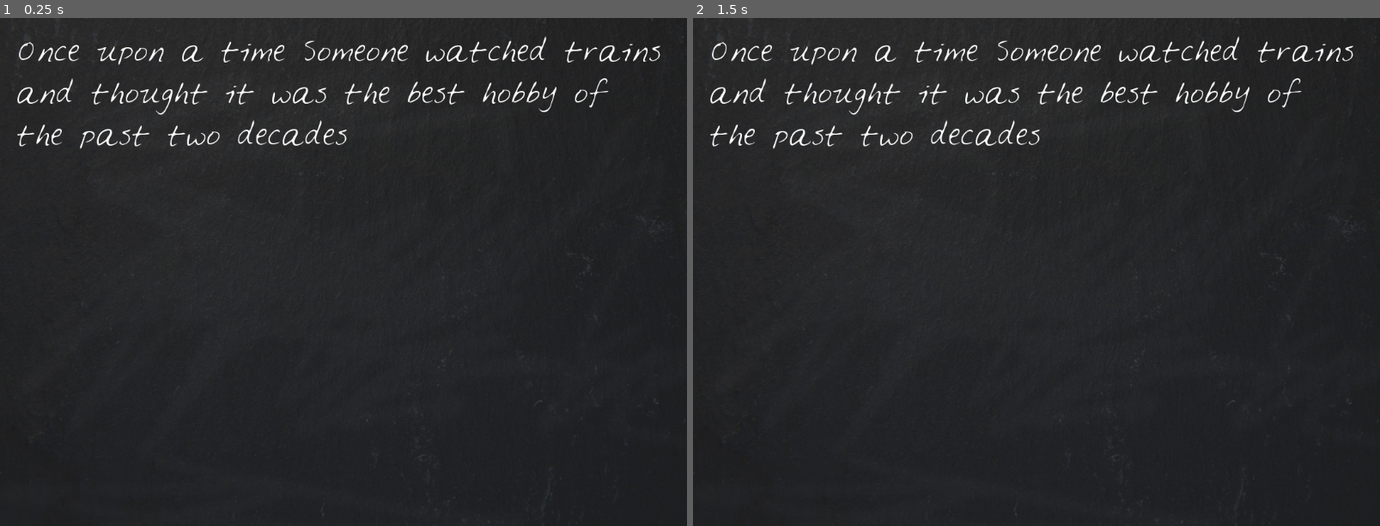
Above: before the commit, frames 1-2 (left to right).
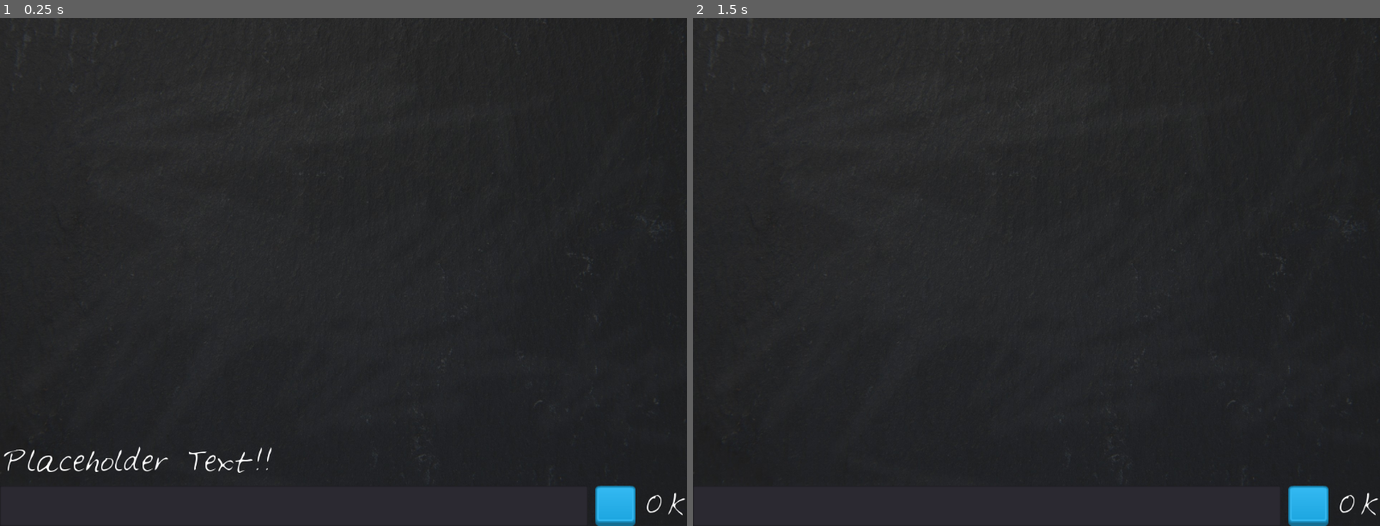
Above: after the commit, the same moments.

Repository: adammcclenaghan/Loony-Lips
Game: Godot game, scene res://LoonyLips.tscn
The game is run twice, just before and just after one commit, with the same random seed, the same clock (stepped at 60 frames per second) and the same inputs.
Inputs (mouse positions are in pixels of both pictures, inside the frame that each line leads up to):
- Up to frame 1 (0.25 s): no input
- Up to frame 2 (1.5 s): click (1311, 505) at 0.52 s; click (1311, 505) at 1.27 s

The runs differ from the first frame. In frame 1, 2.9% of the frame differs, in the area x 0-100%, y 3-100%; in frame 2, 2.5%.

Commit message:
Add buttons/Player input

Diff:
--- a/LoonyLips.gd
+++ b/LoonyLips.gd
@@ -6,4 +6,16 @@
 	print(story % prompts)
 
 	# get_node("DisplayText").text = "This is some text"
-	$DisplayText.text = story % prompts
+	# $VBoxContainer/DisplayText.text = story % prompts
+
+
+
+func _on_PlayerText_text_entered(new_text):
+	update_DisplayText(new_text)
+
+func _on_TextureButton_pressed():
+	update_DisplayText($VBoxContainer/HBoxContainer/PlayerText.text)
+
+func update_DisplayText(text):
+	$VBoxContainer/DisplayText.text = text
+	$VBoxContainer/HBoxContainer/PlayerText.clear()
--- a/LoonyLips.tscn
+++ b/LoonyLips.tscn
@@ -1,10 +1,19 @@
-[gd_scene load_steps=5 format=2]
+[gd_scene load_steps=9 format=2]
 
 [ext_resource path="res://LoonyLips.gd" type="Script" id=1]
 [ext_resource path="res://gfx/blackboard.jpg" type="Texture" id=2]
 [ext_resource path="res://gfx/Feltpen.ttf" type="DynamicFontData" id=3]
+[ext_resource path="res://gfx/blue_button11.png" type="Texture" id=4]
+[ext_resource path="res://gfx/blue_button12.png" type="Texture" id=5]
 
 [sub_resource type="DynamicFont" id=1]
+size = 40
+font_data = ExtResource( 3 )
+
+[sub_resource type="DynamicFont" id=2]
+font_data = ExtResource( 3 )
+
+[sub_resource type="DynamicFont" id=3]
 size = 40
 font_data = ExtResource( 3 )
 
@@ -19,13 +28,46 @@
 texture = ExtResource( 2 )
 expand = true
 
-[node name="DisplayText" type="Label" parent="."]
+[node name="VBoxContainer" type="VBoxContainer" parent="."]
 anchor_right = 1.0
 anchor_bottom = 1.0
-margin_left = 24.0
-margin_top = 24.0
-margin_right = -24.0
-margin_bottom = -24.0
+alignment = 2
+
+[node name="DisplayText" type="Label" parent="VBoxContainer"]
+margin_top = 670.0
+margin_right = 1080.0
+margin_bottom = 733.0
 custom_fonts/font = SubResource( 1 )
 text = "Placeholder Text!!"
 autowrap = true
+
+[node name="HBoxContainer" type="HBoxContainer" parent="VBoxContainer"]
+margin_top = 737.0
+margin_right = 1080.0
+margin_bottom = 800.0
+custom_constants/separation = 12
+
+[node name="PlayerText" type="LineEdit" parent="VBoxContainer/HBoxContainer"]
+margin_right = 924.0
+margin_bottom = 63.0
+hint_tooltip = "Tooptip!"
+size_flags_horizontal = 3
+custom_fonts/font = SubResource( 2 )
+
+[node name="TextureButton" type="TextureButton" parent="VBoxContainer/HBoxContainer"]
+margin_left = 936.0
+margin_right = 999.0
+margin_bottom = 63.0
+rect_min_size = Vector2( 63, 63 )
+texture_normal = ExtResource( 4 )
+texture_pressed = ExtResource( 5 )
+expand = true
+
+[node name="Label" type="Label" parent="VBoxContainer/HBoxContainer"]
+margin_left = 1011.0
+margin_right = 1080.0
+margin_bottom = 63.0
+custom_fonts/font = SubResource( 3 )
+text = "OK"
+[connection signal="text_entered" from="VBoxContainer/HBoxContainer/PlayerText" to="." method="_on_PlayerText_text_entered"]
+[connection signal="pressed" from="VBoxContainer/HBoxContainer/TextureButton" to="." method="_on_TextureButton_pressed"]
